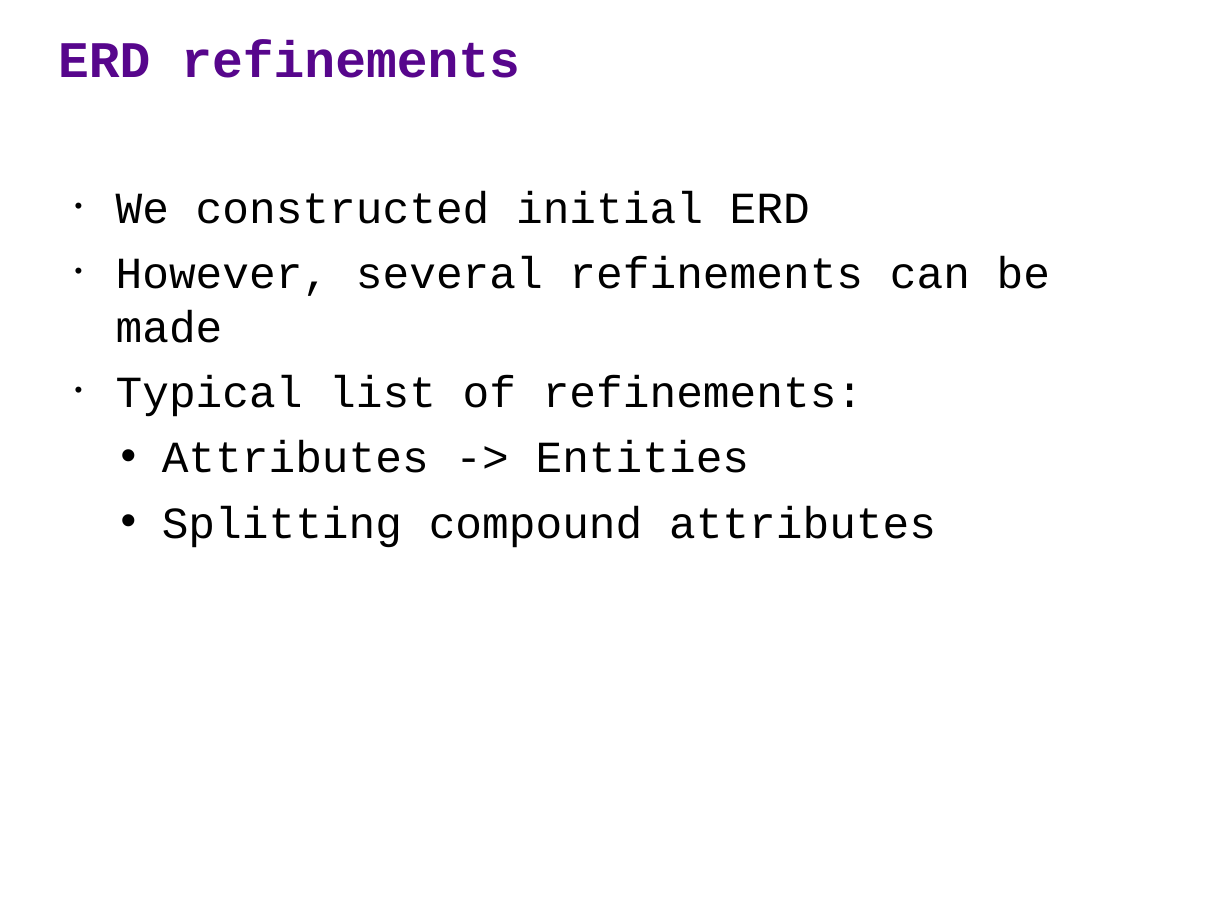
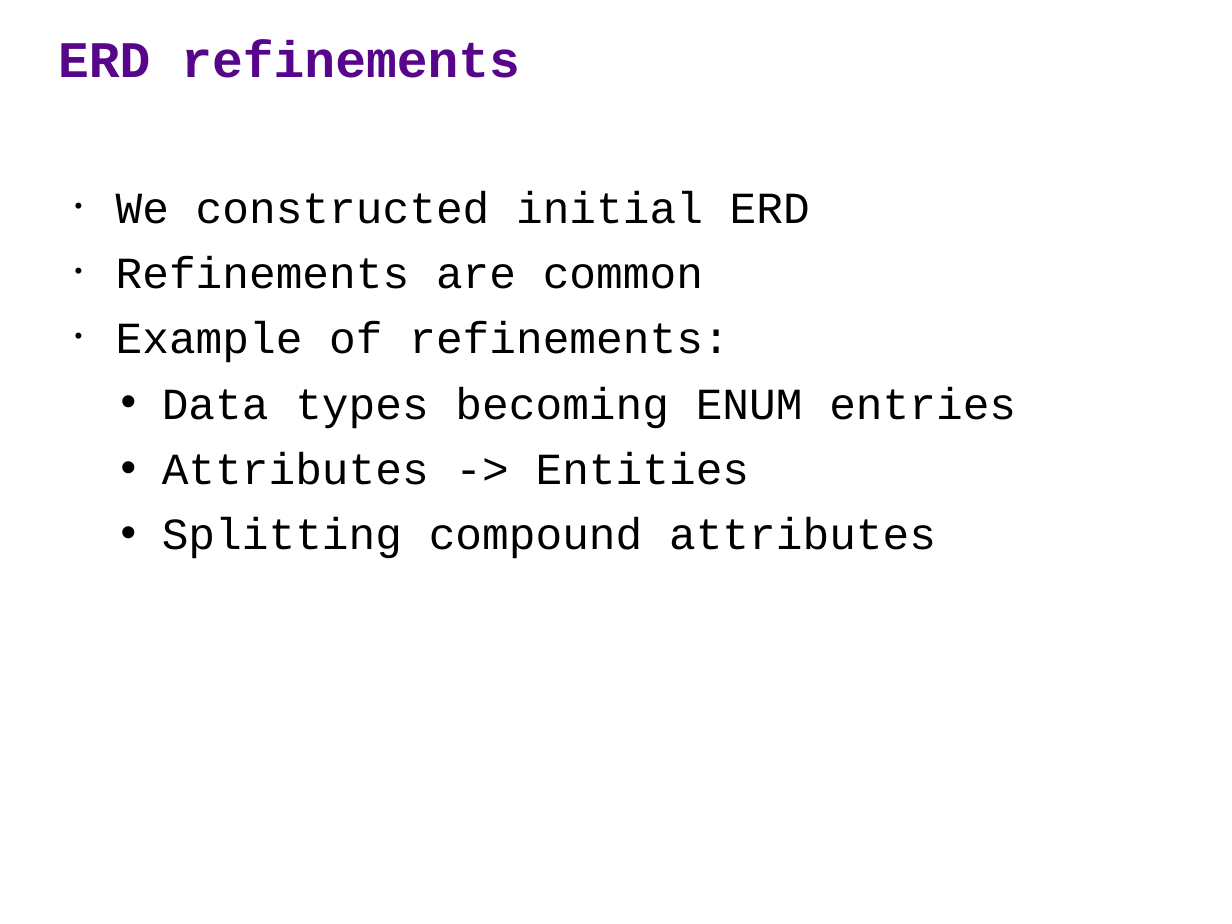
Before and after one commit to ipeirotis/introduction-to-databases, a slide deck: slide 13 of A2-ER_modeling-WaterUtility.pptx. Drawn at 1232x924 pixels with LibreOffice and Linux fonts; fonts in the diff are those of the drawing. Boxes give left, top, right and bottom in pixels: in the first picture for what was removed or moved away, otherwise in the second. Text is boxed around its words. In the diff, an @@ line names an element or a change of style, - is before the commit and + after.

```diff
--- a/A2-ER_modeling-WaterUtility.pptx
+++ b/A2-ER_modeling-WaterUtility.pptx
@@ text at (116,257,1016,429): text changed @@
-• However, several refinements can be made
-• Typical list of refinements:
+• Refinements are common
+• Example of refinements:
+  • Data types becoming ENUM entries
```
Also in this commit, not shown: 10 other slides changed, 11 slides removed, 3 other files.
